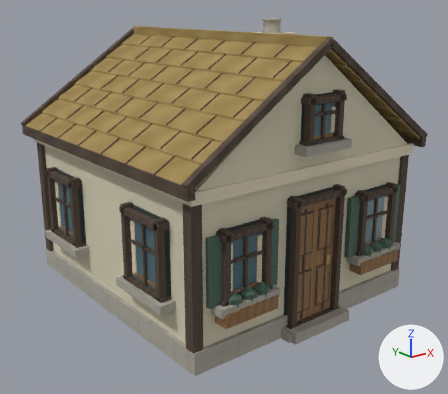
One commit to the glTF model public/models/village/cottage.glb: the scene before it, then after it.
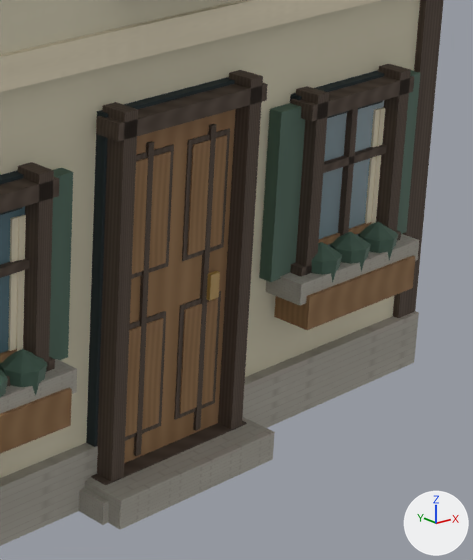
Each version appears first whole from a 50 mm camera at (-6.16, -7.89, 4.58) aimed at (-0.03, -0.23, 1.51), and next in a close-up on the part from 57% to 93% of the width and 41% to 90% of the height. Arrows for +X, +Y and +Z are at lower right; the lights stay in place. The first two pictures are the older version. Vertices at exactly the same position are counted once.

The first close-up shows 'CottageBody'.
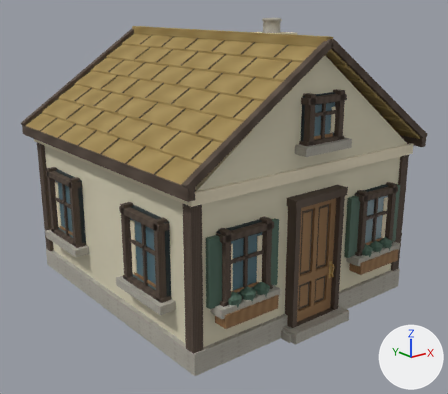
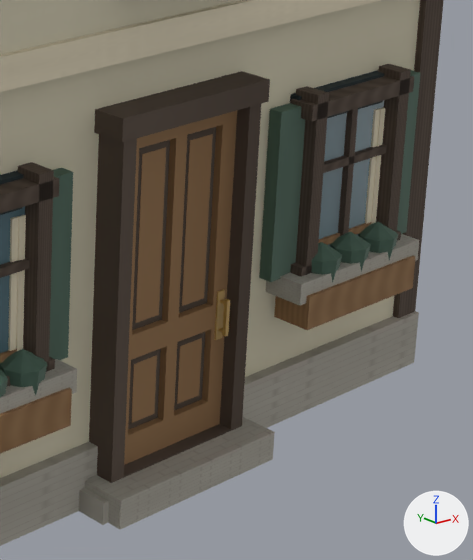
Boxes (x1, y1, x2, y2) around the edits, measured in the close-ups (473 x 560 px):
part 1 of me_cottage_mesh, added
    after: (94, 71, 270, 142)
part 2 of me_cottage_mesh, added (brown)
    after: (131, 303, 213, 360)
part 3 of me_cottage_mesh, added (brown)
    after: (158, 342, 177, 420)
part 4 of me_cottage_mesh, added (brown)
    after: (131, 355, 157, 423)
part 5 of me_cottage_mesh, added (brown)
    after: (177, 338, 202, 404)
part 6 of me_cottage_mesh, added (brown)
    after: (162, 135, 187, 322)
part 7 of me_cottage_mesh, added (brown)
    after: (135, 147, 166, 323)
part 8 of me_cottage_mesh, added (brown)
    after: (182, 134, 213, 306)
part 9 of me_cottage_mesh, added
    after: (214, 289, 225, 340)
part 10 of me_cottage_mesh, added
    after: (222, 299, 230, 337)
part 11 of me_cottage_mesh, rebuilt (11% narrower, 40% taller)
    before: (131, 144, 174, 279)
    after: (132, 140, 170, 330)
part 12 of me_cottage_mesh, rebuilt
    before: (182, 128, 230, 261)
    after: (179, 127, 216, 313)
part 13 of me_cottage_mesh, rebuilt (24% narrower)
    before: (86, 77, 235, 447)
    after: (124, 111, 237, 465)
part 14 of me_cottage_mesh, deleted (brown)
    before: (132, 151, 171, 274)
part 15 of me_cottage_mesh, deleted (brown)
    before: (187, 135, 227, 255)
part 16 of me_cottage_mesh, deleted
    before: (206, 271, 220, 301)
part 17 of me_cottage_mesh, reshaped
    before: (91, 70, 268, 485)
    after: (89, 104, 261, 483)

The edits, one by one:
me_cottage_mesh is used by ob_cottagebody; location (0.0, 0.0, 0.0).
me_cottage_mesh had 2574 vertices, 3994 faces and spanned x -2.31..2.31, y -2.5..2.5, z 0.0..4.33.
me_cottage_mesh now has 2622 vertices, 4078 faces and spans x -2.31..2.31, y -2.5..2.5, z 0.0..4.33.
me_cottage_mesh part 1: a new loose piece, a box spanning x -0.51..0.51, y -2.37..-2.12, z 1.95..2.07, in mat_cottage_surface.
me_cottage_mesh part 2: a new loose piece, a box spanning x -0.293..0.293, y -2.268..-2.214, z 0.744..0.876, in mat_cottage_surface.
me_cottage_mesh part 3: a new loose piece, a box spanning x -0.039..0.039, y -2.268..-2.214, z 0.328..0.744, in mat_cottage_surface.
me_cottage_mesh part 4: a new loose piece, a box spanning x -0.2478..-0.0841, y -2.2468..-2.241, z 0.3732..0.6988, in mat_cottage_surface.
me_cottage_mesh part 5: a new loose piece, a box spanning x 0.0841..0.2478, y -2.2468..-2.241, z 0.3732..0.6988, in mat_cottage_surface.
me_cottage_mesh part 6: a new loose piece, a box spanning x -0.039..0.039, y -2.268..-2.214, z 0.876..1.85, in mat_cottage_surface.
me_cottage_mesh part 7: a new loose piece, a box spanning x -0.2478..-0.0841, y -2.2468..-2.241, z 0.9214..1.8055, in mat_cottage_surface.
me_cottage_mesh part 8: a new loose piece, a box spanning x 0.0841..0.2478, y -2.2468..-2.241, z 0.9214..1.8055, in mat_cottage_surface.
me_cottage_mesh part 9: a new loose piece, a box spanning x 0.319..0.37, y -2.276..-2.264, z 0.675..0.945, in mat_cottage_surface.
me_cottage_mesh part 10: a new loose piece, a box spanning x 0.334..0.356, y -2.328..-2.306, z 0.71..0.91, in mat_cottage_surface.
me_cottage_mesh part 11: the loose piece of 8 vertices spanning x -0.35..-0.05, y -2.27..-2.26, z 1.18..1.82 is rebuilt with 8 vertices and now spans x -0.29..-0.04, y -2.24..-2.23, z 0.88..1.85.
me_cottage_mesh part 12: the loose piece of 8 vertices spanning x 0.05..0.35, y -2.27..-2.26, z 1.18..1.82 is rebuilt with 8 vertices and now spans x 0.04..0.29, y -2.24..-2.23, z 0.88..1.85.
me_cottage_mesh part 13: the loose piece of 8 vertices spanning x -0.5..0.5, y -2.24..-2.16, z 0.06..2.06 is rebuilt with 24 vertices and now spans x -0.4..0.4, y -2.27..-2.21, z 0.17..1.95.
me_cottage_mesh part 14: the loose piece of 8 vertices spanning x -0.32..-0.08, y -2.28..-2.26, z 1.21..1.79 is deleted.
me_cottage_mesh part 15: the loose piece of 8 vertices spanning x 0.08..0.32, y -2.28..-2.26, z 1.21..1.79 is deleted.
me_cottage_mesh part 16: the loose piece of 8 vertices spanning x 0.23..0.3, y -2.3..-2.28, z 0.93..1.07 is deleted.
me_cottage_mesh part 17: 4 vertices moved from x -0.4..0.48, y -2.2, z 0.04..2.09 to x -0.4..0.48, y -2.12, z 0.04..2.04; 80 vertices removed from x -0.52..0.52, y -2.35..-2.2, z 0.04..2.09; 24 vertices added at x -0.48..0.48, y -2.35..-2.12, z 0.04..2.04.
Other edits to the shape of me_cottage_mesh do not show in these pictures.
